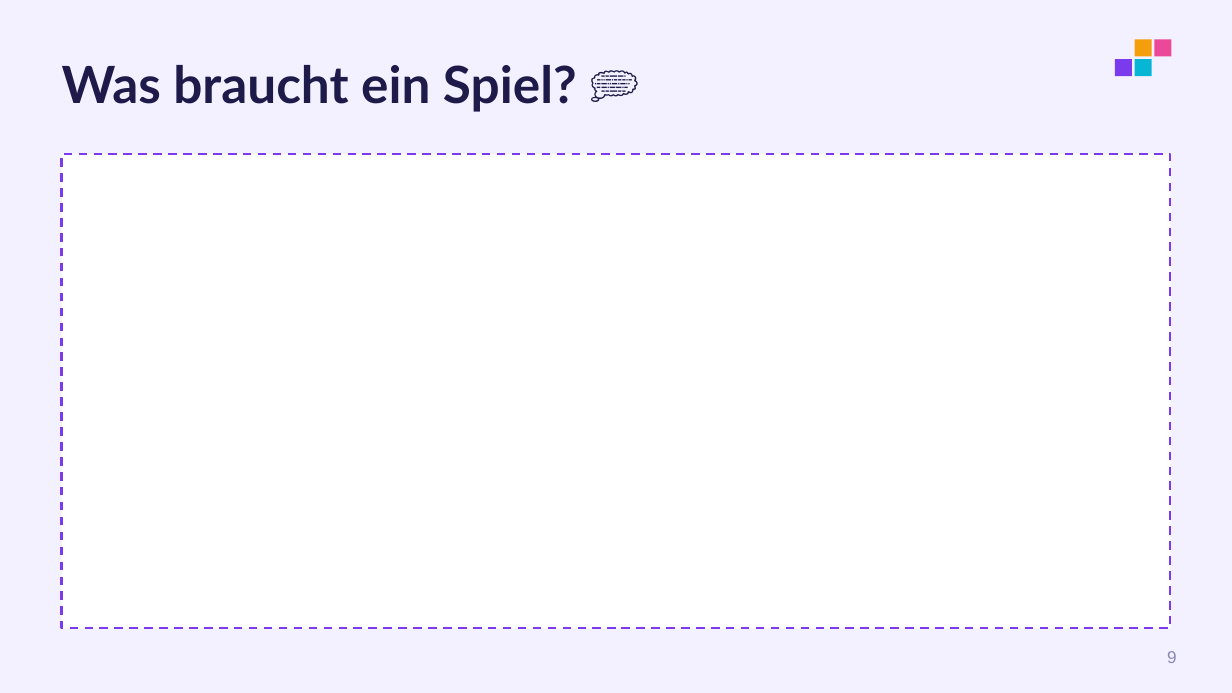
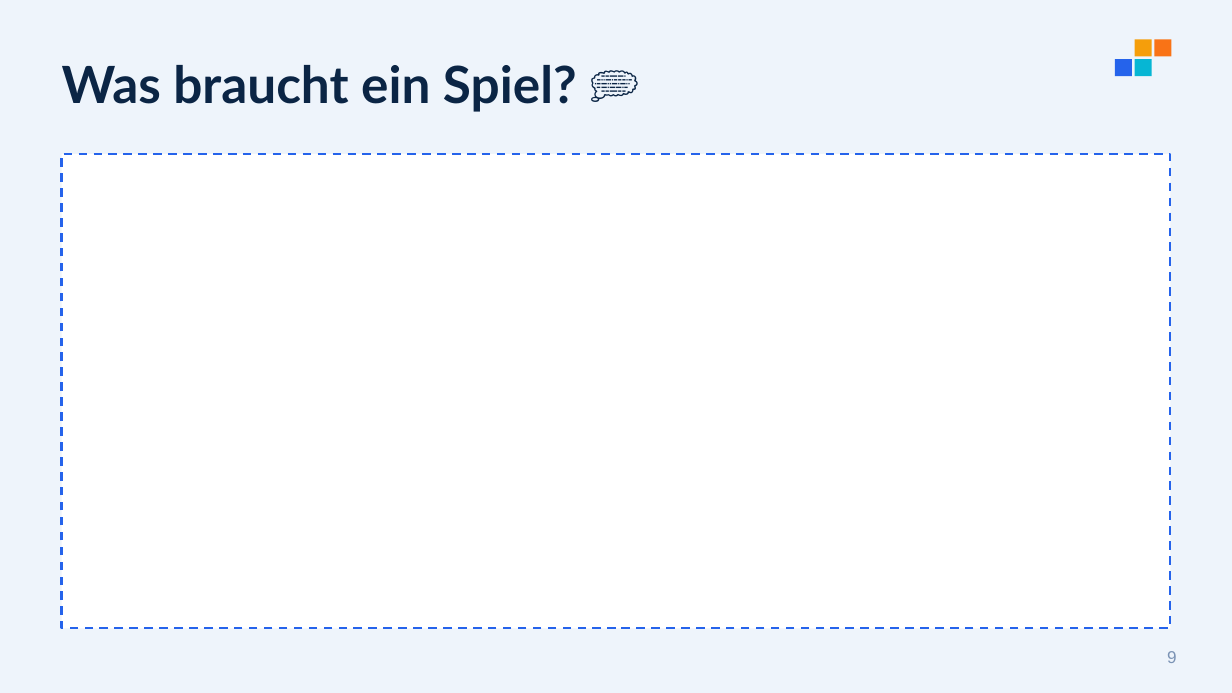
Before and after one commit to Robsbaer/monte26, a slide deck: slide 9 of Dokumente/Folien.pptx. Drawn at 1232x693 pixels with LibreOffice and Linux fonts; fonts in the diff are those of the drawing. Boxes give left, top, right and bottom in pixels: in the first picture for what was removed or moved away, otherwise in the second. Text is boxed around its words. In the diff, an @@ line names an element or a change of style, - is before the commit and + after.

```diff
--- a/Dokumente/Folien.pptx
+++ b/Dokumente/Folien.pptx
@@ background #F3F1FF to #EEF4FB @@
@@ title "Was braucht ein Spiel? 💭" at (62, 65, 577, 112): text colour #1E1B4B to #0B2545 @@
@@ rectangle at (1115, 59, 1132, 76): fill #7C3AED to #2563EB @@
@@ rectangle at (1154, 39, 1172, 57): fill #EC4899 to #F97316 @@
@@ rectangle at (62, 154, 1170, 628): outline #7C3AED 1.25 pt dashed to #2563EB 1.25 pt dashed @@
@@ page number at (1167, 651, 1177, 663): text colour #8B87B8 to #7B93B5 @@
```
Also in this commit, not shown: 31 other slides changed, 7 other files.
